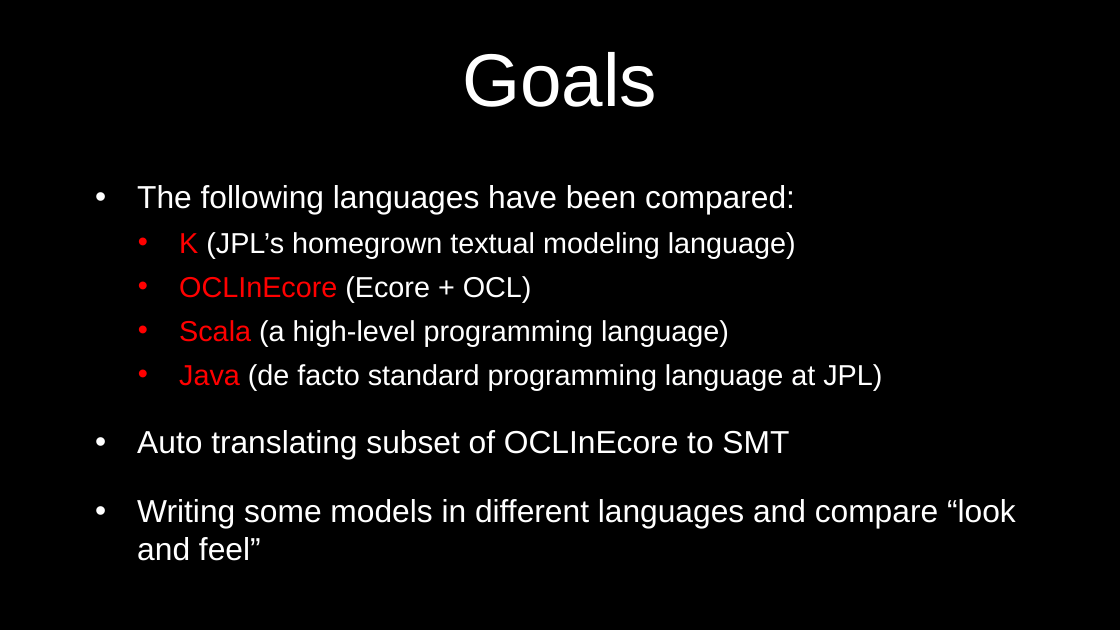
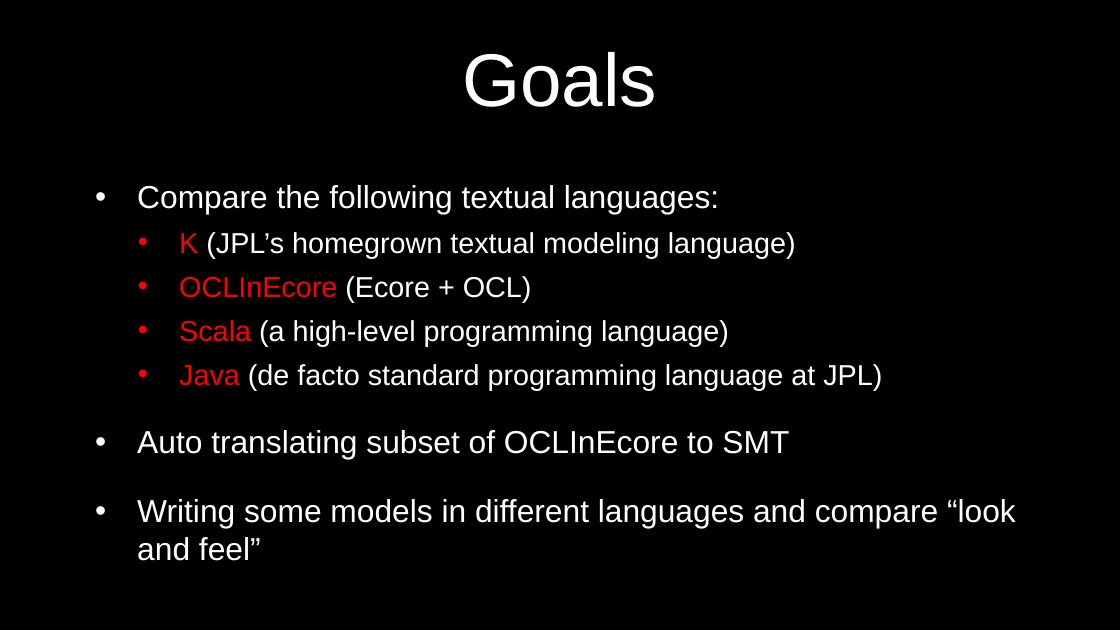
Before and after one commit to Open-MBEE/klang, a slide deck: slide 2 of presentations/LanguageStudy.pptx. Drawn at 1120x630 pixels with LibreOffice and Linux fonts; fonts in the diff are those of the drawing; background and template pictures are left out. Boxes give left, top, right and bottom in pixels: in the first picture for what was removed or moved away, otherwise in the second. Text is boxed around its words. In the diff, an @@ line names an element or a change of style, - is before the commit and + after.

Commit message:
updated language trade study slides

```diff
--- a/presentations/LanguageStudy.pptx
+++ b/presentations/LanguageStudy.pptx
@@ text at [137,185,719,214]: text changed @@
-• The following languages have been compared:
+• Compare the following textual languages:
```
Also in this commit, not shown: 15 other slides changed, 2 slides added, 2 slides removed.
